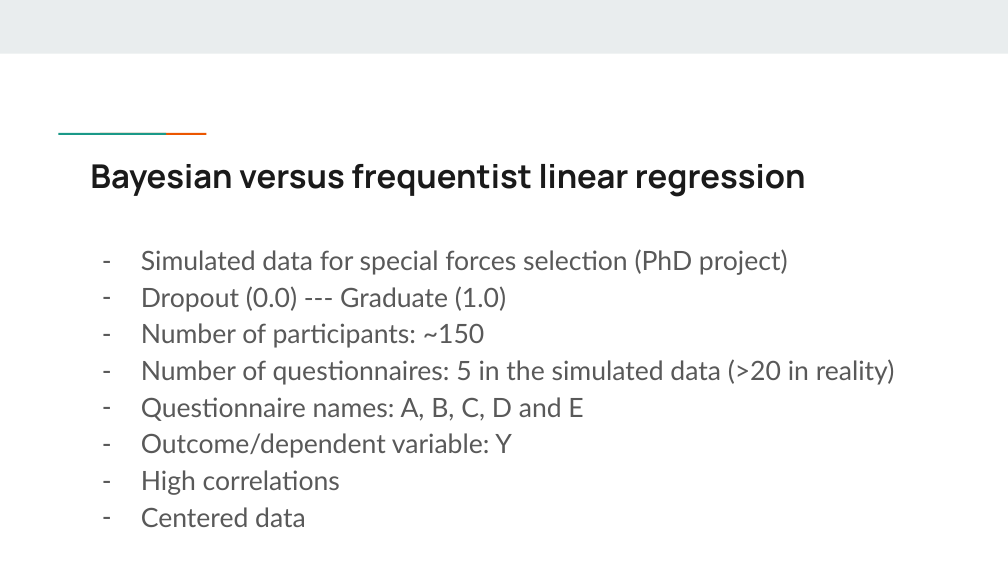
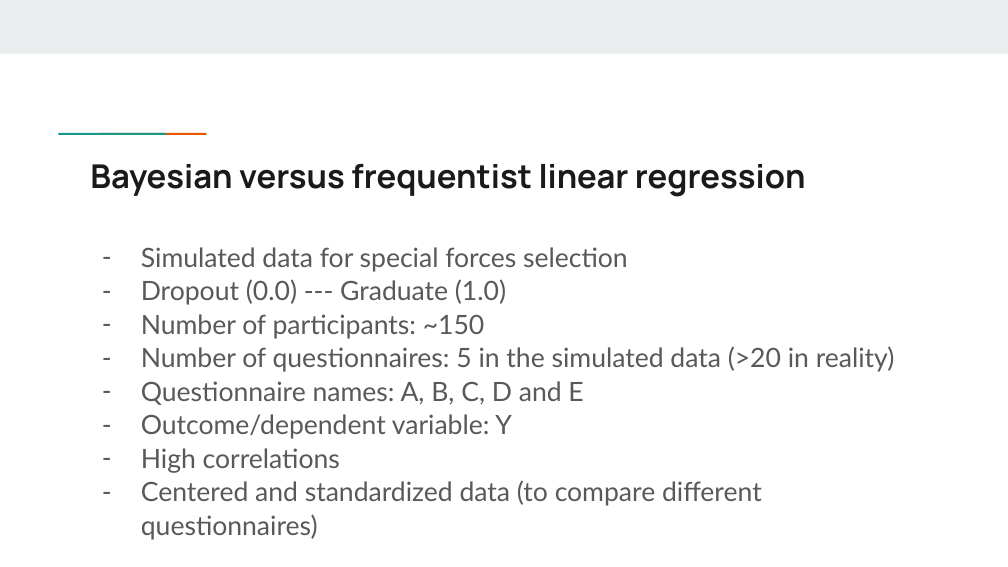
Before and after one commit to rikhuijzer/BayesianAssignment.jl, a slide deck: slide 25 of presentation/Bayesian assignment.pptx. Drawn at 1008x567 pixels with LibreOffice and Linux fonts; fonts in the diff are those of the drawing. Boxes give left, top, right and bottom in pixels: in the first picture for what was removed or moved away, otherwise in the second. Text is boxed around its words. In the diff, an @@ line names an element or a change of style, - is before the commit and + after.

Commit message:
Update presentation

```diff
--- a/presentation/Bayesian assignment.pptx
+++ b/presentation/Bayesian assignment.pptx
@@ text at bbox=[141, 247, 628, 272]: text changed @@
-– Simulated data for special forces selection (PhD project)
+– Simulated data for special forces selection
@@ text at bbox=[141, 279, 895, 473]: line spacing 1.15 to 1.05 @@
@@ text at bbox=[141, 480, 762, 540]: text changed @@
-– Centered data
+– Centered and standardized data (to compare different questionnaires)
```
Also in this commit, not shown: 1 other slide changed, 16 slides added, 6 slides removed.
